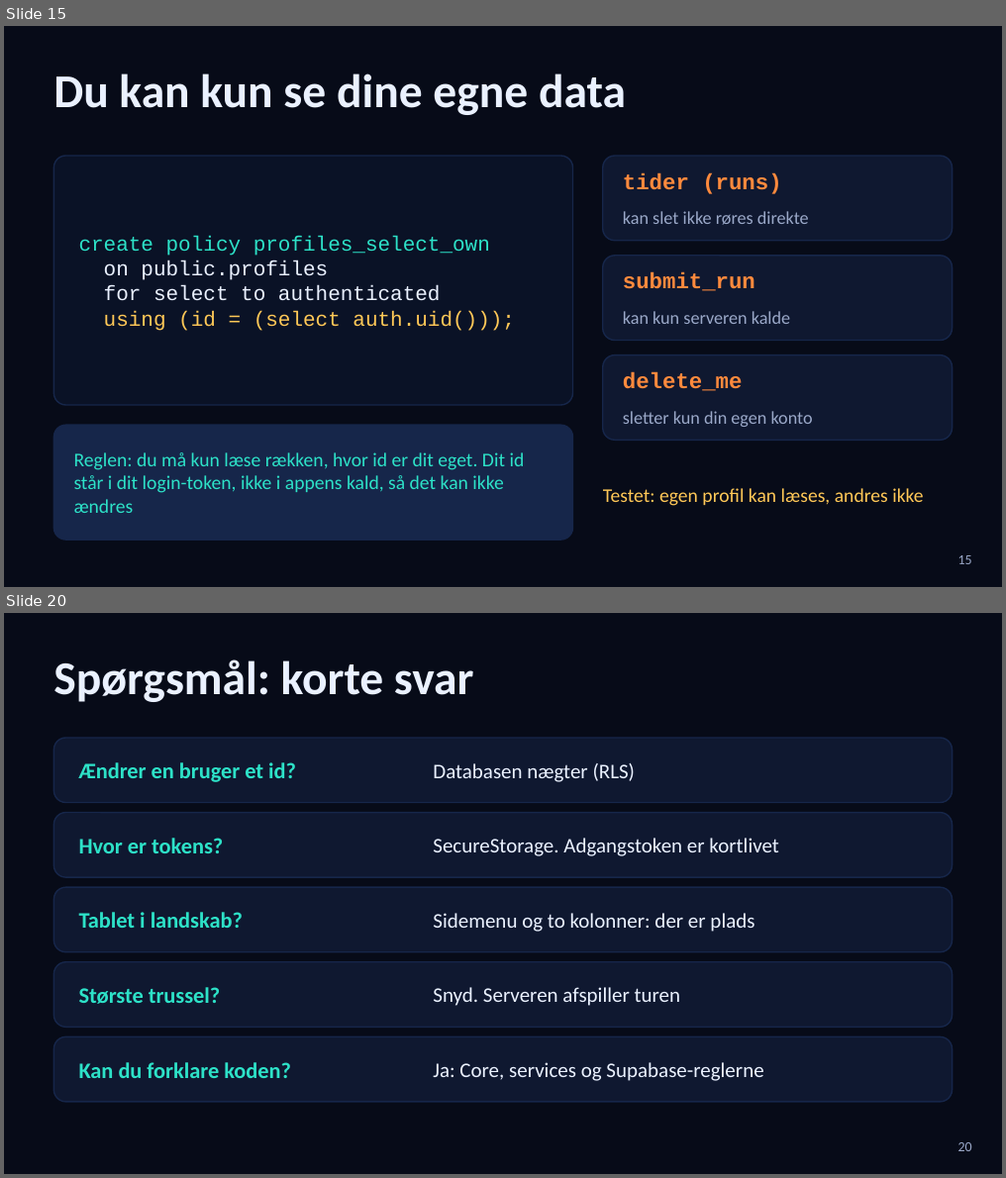
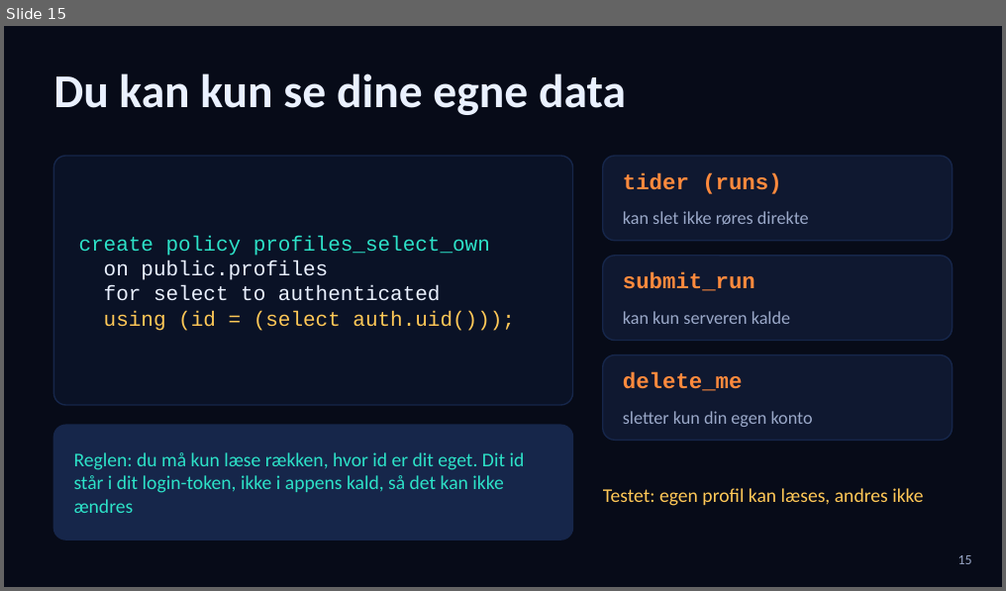
Before and after one commit to RedSkia/TiltMaze, a slide deck: docs/TiltMaze.pptx. Shown one above the other, each under a label of ours: slides 15 and 20 before the commit, slide 15 after it; the slides between them are not shown. The pictures are 1006x1178 and 1006x591 pixels, drawn with LibreOffice and Linux fonts; fonts in the diff are those of the drawing. Boxes give left, top, right and bottom in pixels: in the first picture for what was removed or moved away, otherwise in the second. Text is boxed around its words. In the diff, an @@ line names an element or a change of style, - is before the commit and + after.

Commit message:
Gør slides mere jordnære og fjern spørgsmålsslide

```diff
--- a/docs/TiltMaze.pptx
+++ b/docs/TiltMaze.pptx
@@ slide 20 removed at box(4, 613, 1002, 1174), background #070B18 @@
@@ text removed at box(54, 660, 473, 702) @@
-Spørgsmål: korte svar
@@ rounded rectangle removed at box(54, 738, 952, 803) @@
@@ text removed at box(79, 762, 296, 782) @@
-Ændrer en bruger et id?
@@ text removed at box(433, 763, 636, 782) @@
-Databasen nægter (RLS)
@@ rounded rectangle removed at box(54, 813, 952, 877) @@
@@ text removed at box(79, 838, 223, 854) @@
-Hvor er tokens?
@@ text removed at box(433, 838, 778, 857) @@
-SecureStorage. Adgangstoken er kortlivet
@@ rounded rectangle removed at box(54, 887, 952, 953) @@
@@ text removed at box(79, 912, 243, 928) @@
-Tablet i landskab?
@@ text removed at box(433, 913, 754, 932) @@
-Sidemenu og to kolonner: der er plads
@@ rounded rectangle removed at box(54, 962, 952, 1027) @@
@@ text removed at box(79, 987, 220, 1004) @@
-Største trussel?
@@ text removed at box(433, 987, 681, 1006) @@
-Snyd. Serveren afspiller turen
@@ rounded rectangle removed at box(54, 1037, 952, 1102) @@
@@ text removed at box(79, 1062, 291, 1078) @@
-Kan du forklare koden?
@@ text removed at box(433, 1062, 763, 1081) @@
-Ja: Core, services og Supabase-reglerne
@@ text removed at box(958, 1143, 972, 1152) @@
-20
```
Also in this commit, not shown: 11 slides changed, 2 other files.
